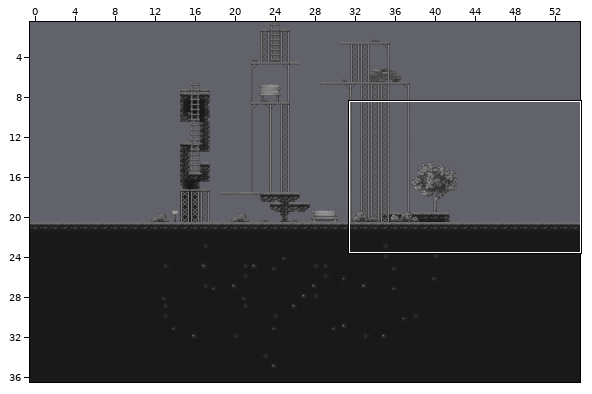
A Tiled map gets an edit: tiled/levels/cementery_boss.tmx. Above, an overview of the earlier version with the close-up marked.
Close-up. Old version:
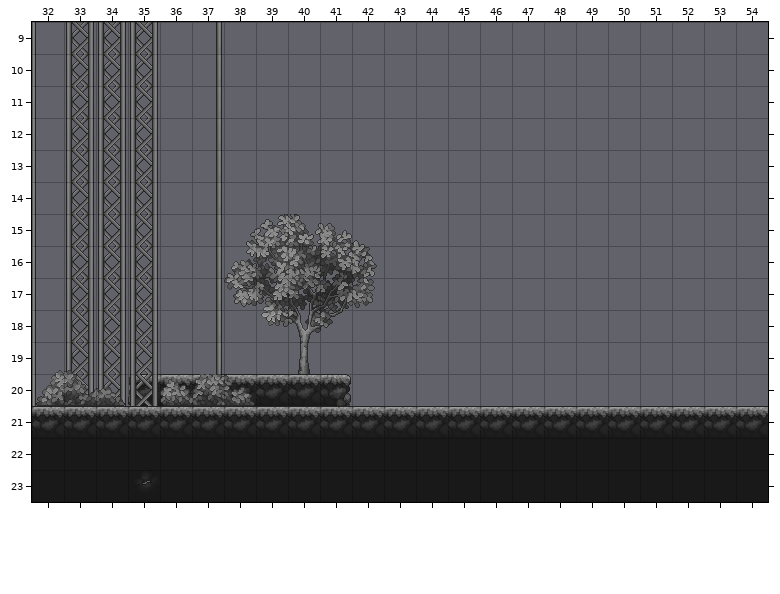
Cells are 32x32 px. Shown: x 32..54, y 9..23.
After the commit:
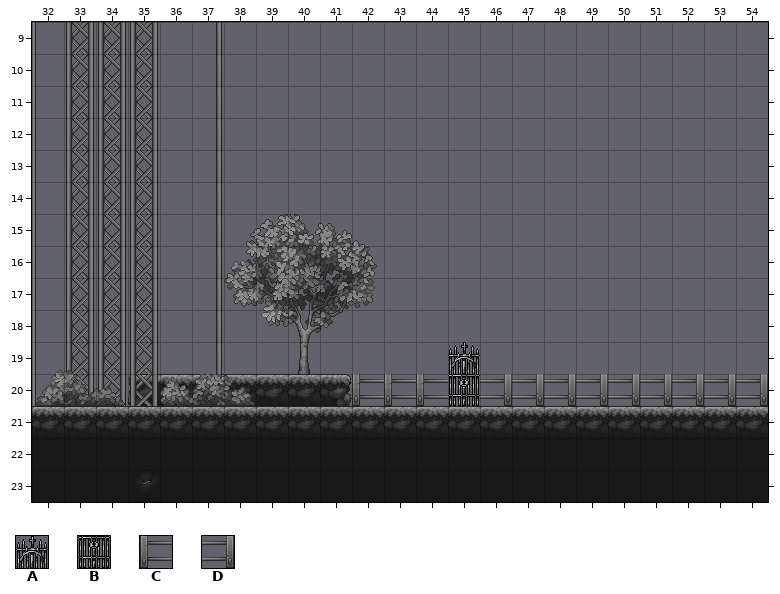
Key: from "Props_changed": A 18, B 50, C 104, D 105.
_ is an empty cell, . an unchanged one.
See-through tiles are keyed as they look on the map.
Commit: feat(cemeteryBoss): Gate/door
The edit:
--- layer "BG_1"
@@ x 42..54 @@
-19 ..._.........
-20 _____________
+19 ...A.........
+20 CCCBDDDDDDDDD
Changed places in both close-ups, as pixel boxes (x1, y1, x2, y2):
added: (352, 342, 768, 406)
